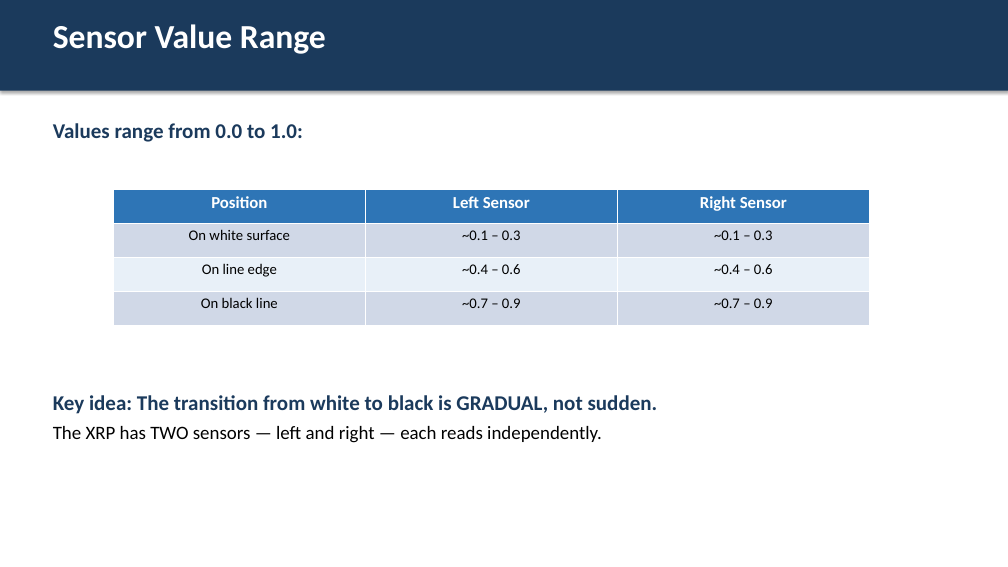
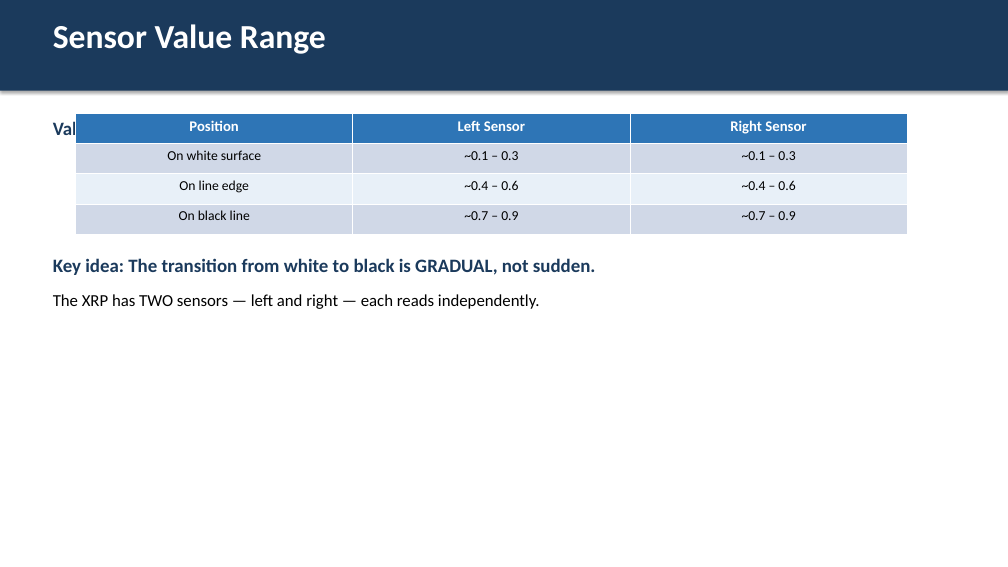
Before and after one commit to bradamiller/IntoToPython, a slide deck: slide 4 of module-02-line-tracking/slides/01-the-reflectance-sensor.pptx. Drawn at 1008x567 pixels with LibreOffice and Linux fonts; fonts in the diff are those of the drawing. Boxes give left, top, right and bottom in pixels: in the first picture for what was removed or moved away, otherwise in the second. Text is boxed around its words. In the diff, an @@ line names an element or a change of style, - is before the commit and + after.

```diff
--- a/module-02-line-tracking/slides/01-the-reflectance-sensor.pptx
+++ b/module-02-line-tracking/slides/01-the-reflectance-sensor.pptx
@@ text "Values range from 0.0 to ..." at box(53, 120, 518, 160): size 20 to 18 pt; more space between paragraphs @@
@@ table at box(76, 113, 908, 234) @@
@@ size 16 to 14 pt in "Position", "Left Sensor", "Right Sensor" @@
@@ size 14 to 13 pt in "On white surface", "~0.1 – 0.3", "~0.1 – 0.3", "On line edge" and 5 more places @@
@@ table: place and size @@
-table at box(113, 189, 869, 325)
+table at box(76, 113, 908, 234)
@@ text "Key idea: The transition from ...": place and size @@
-text "Key idea: The transition from ..." at box(53, 395, 658, 443)
+text "Key idea: The transition from ..." at box(53, 258, 596, 309)
@@ text "Key idea: The transition from ..." at box(53, 258, 596, 309): size 20 to 18 pt in "Key idea: The transition from white to ..."; size 18 to 16 pt in "The XRP has TWO sensors — left ..."; less space between paragraphs @@
```
Also in this commit, not shown: 9 other slides changed, 40 other files.
